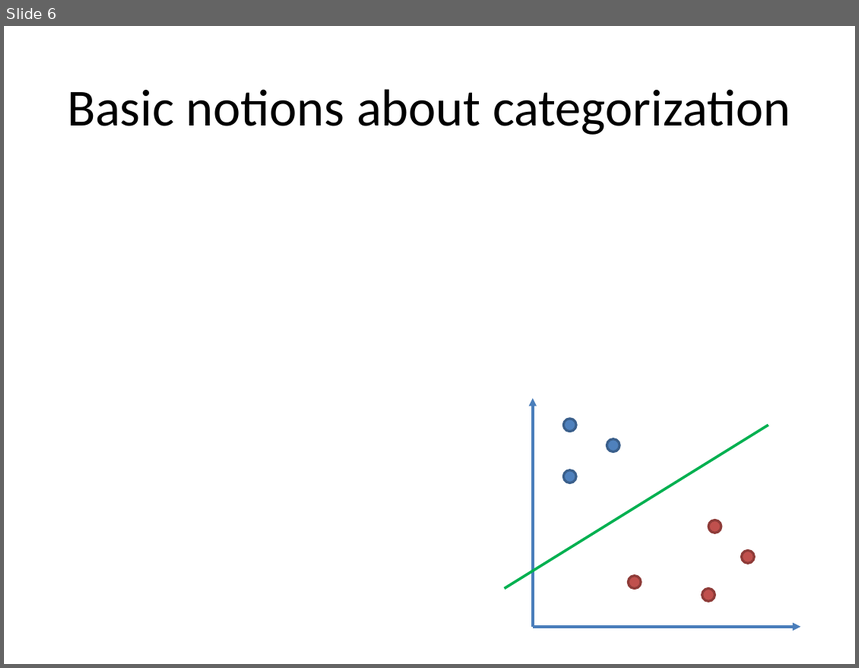
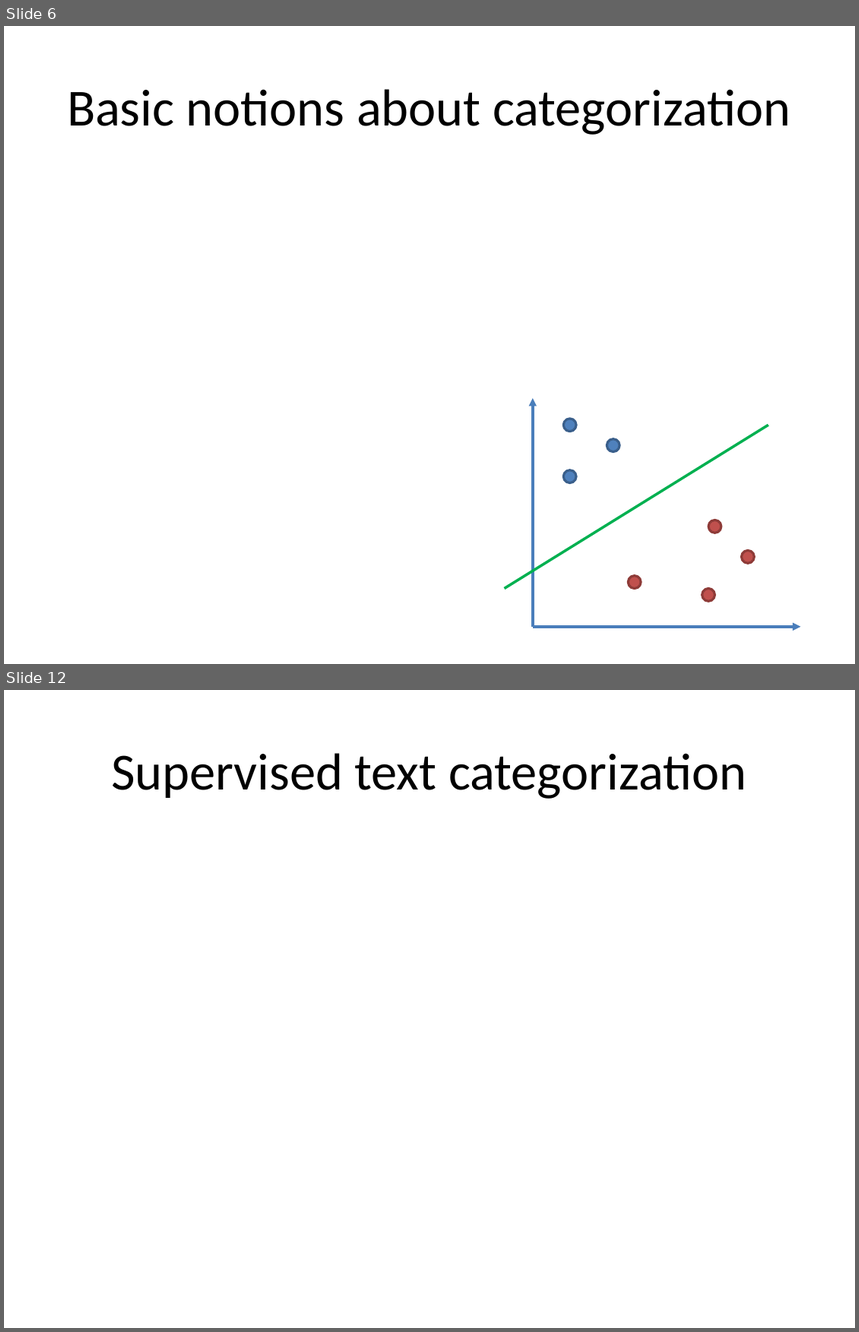
Before and after one commit to wang296/CS6501-Text-Mining, a slide deck: docs/Text Categorization.pptx. Shown one above the other, each under a label of ours: slide 6 before the commit, slides 6 and 12 after it; the slides between them are not shown. The pictures are 859x668 and 859x1332 pixels, drawn with LibreOffice and Linux fonts; fonts in the diff are those of the drawing; grey boxes stand for pictures. Boxes give left, top, right and bottom in pixels: in the first picture for what was removed or moved away, otherwise in the second. Text is boxed around its words. In the diff, an @@ line names an element or a change of style, - is before the commit and + after.

```diff
--- a/docs/Text Categorization.pptx
+++ b/docs/Text Categorization.pptx
@@ slide 12 added at (4,690,855,1328), background #FFFFFF @@
@@ title added at (111,753,747,799), 44 pt, text #000000 @@
+Supervised text categorization
```
Also in this commit, not shown: 3 slides changed, 8 other slides added, 1 other file.
